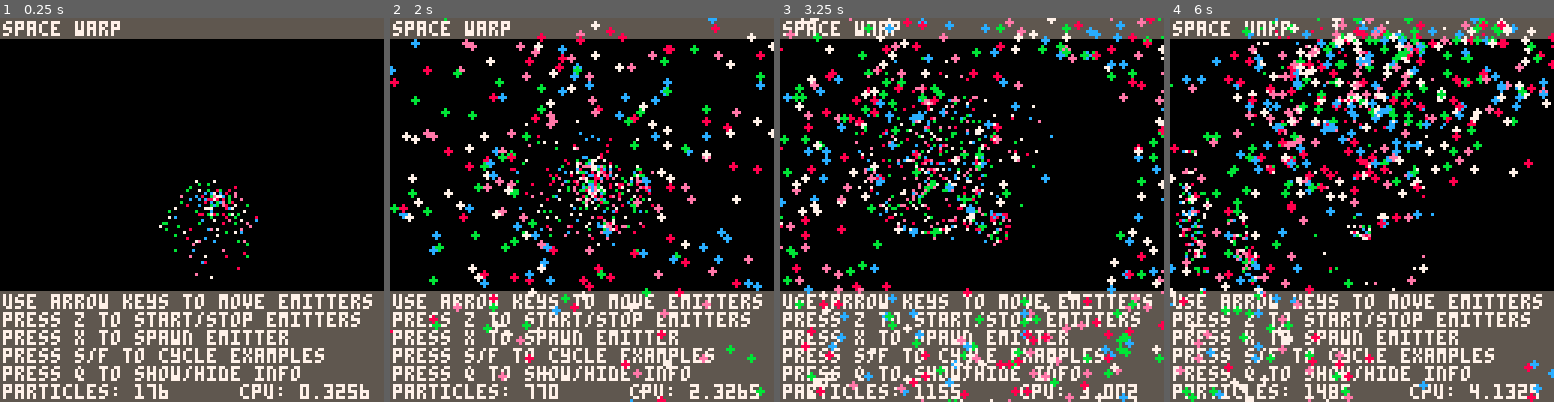
Above: before the commit, frames 1-4 (left to right).
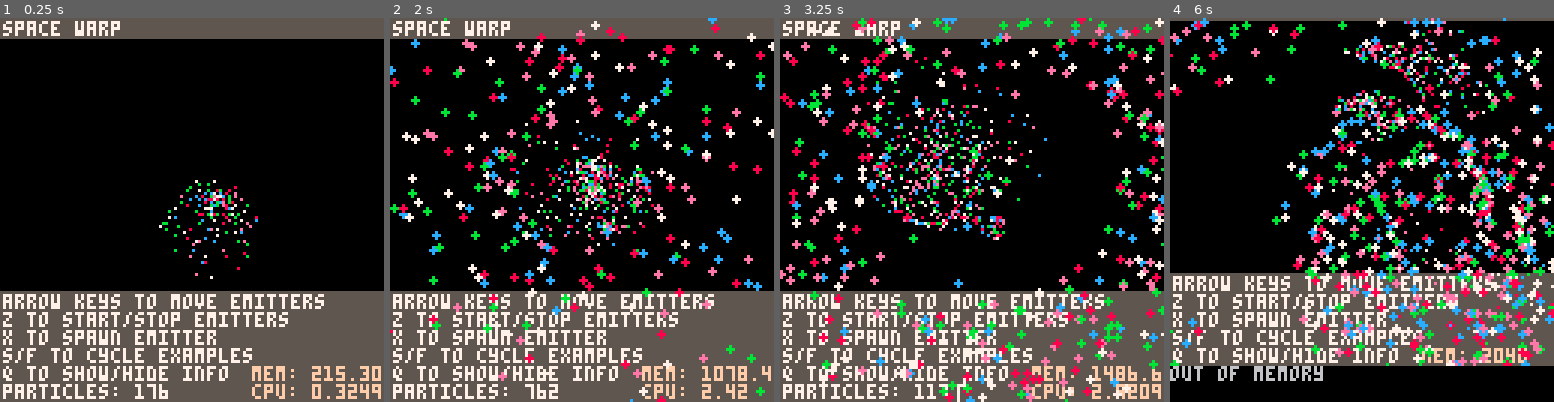
Above: after the commit, the same moments.

Repository: MaxwellDexter/pico-ps
Game: PICO-8 cartridge ps-demo.p8
The game is run twice, just before and just after one commit, with the same random seed, the same clock (stepped at 60 frames per second) and the same inputs.
Inputs (mouse positions are in pixels of both pictures, inside the frame that each line leads up to):
- Up to frame 1 (0.25 s): no input
- Up to frame 2 (2 s): tap X (X key) at 0.33, 1.07, 1.85 s; click (670, 121) at 0.67 s; tap O (Z key) at 0.7, 1.7 s; click (436, 267) at 1.22 s; hold Right from 1.6 s (still down); click (497, 114) at 1.77 s
- Up to frame 3 (3.25 s): release Right at 2.1 s; tap O (Z key) at 2.1, 2.5, 2.9 s; hold Up 2.15-2.42 s; click (952, 259) at 2.32 s; hold Right 2.47-3.03 s; click (1014, 106) at 2.87 s; tap X (X key) at 2.97 s; hold Left from 3.08 s (still down)
- Up to frame 4 (6 s): tap O (Z key) every 0.4 s from 3.3 to 5.7 s; click (1465, 256) at 3.42 s; release Left at 3.58 s; hold Down 3.63-3.97 s; click (1231, 102) at 3.97 s; hold Right 4.02-4.68 s; tap X (X key) at 4.08, 5.2 s; click (1292, 248) at 4.52 s; hold Up 4.73-5.03 s; click (1354, 94) at 5.07 s; hold Left 5.08-5.68 s; click (1419, 244) at 5.62 s; hold Down from 5.73 s (still down)

The runs differ from the first frame. In frame 1, 7.4% of the frame differs, in the area x 0-100%, y 71-100%; in frame 2, 7.2%; in frame 3, 28%; in frame 4, 48%, in the area x 0-100%, y 0-100%.

Commit message:
Object Pooling + More demos
- added object pooling
- added mouse structures demo
- polished stars demo

Diff:
--- a/ps-demo.p8
+++ b/ps-demo.p8
@@ -11,7 +11,7 @@
 show_demo_info = true
 my_emitters = nil
 emitter_type = 1
-emitters = {"space warp", "water spout", "rain", "whirly bird", "spiral galaxy monster", "stars", "explosion", "confetti", "portal", "structures (move it around)", "amoebas"}
+emitters = {"space warp", "water spout", "rain", "whirly bird", "spiral galaxy monster", "stars", "explosion", "confetti", "portal", "structures (mouse)", "structures (arrows)", "amoebas"}
 
 global_angle = 0
 
@@ -25,15 +25,14 @@
  print(emitters[emitter_type], 1, 1, 7)
  if (show_demo_info) then
   rectfill(0, 91, 128, 128, 5)
-  if (emitters[emitter_type] ~= "angle spread") then
-   print("use arrow keys to move emitters", 1, 92, 7)
-  else print("arrow keys changes angle/spread", 1, 92, 7) end
-  print("press z to start/stop emitters", 1, 98, 7)
-  print("press x to spawn emitter", 1, 104, 7)
-  print("press s/f to cycle examples", 1, 110, 7)
-  print("press q to show/hide info", 1, 116, 7)
+  print("arrow keys to move emitters", 1, 92, 7)
+  print("z to start/stop emitters", 1, 98, 7)
+  print("x to spawn emitter", 1, 104, 7)
+  print("s/f to cycle examples", 1, 110, 7)
+  print("q to show/hide info", 1, 116, 7)
   print("particles: "..get_all_particles(), 1, 122, 7)
-  print("cpu: "..stat(1), 80, 122, 7)
+  print("mem: "..stat(0), 84, 116, 15)
+  print("cpu: "..stat(1), 84, 122, 15)
  end
  foreach(my_emitters, function(obj) obj:draw() end)
 end
@@ -53,6 +52,7 @@
   update_hypno(e)
   update_warp(e)
   update_portal(e)
+  update_structures(e)
  end
  get_input()
 end
@@ -93,6 +93,12 @@
   end
 end
 
+function update_structures(e)
+ if (emitters[emitter_type] == "structures (mouse)") then
+  ps_set_pos(e, stat(32), stat(33))
+ end
+end
+
 function rotate_janky(ox, oy, angle, p)
  p.x = cos(angle) * (p.x-ox) - sin(angle) * (p.y-oy) + ox
  p.y = sin(angle) * (p.x-ox) + cos(angle) * (p.y-oy) + oy
@@ -145,15 +151,8 @@
   y = 1
  end
  for e in all(my_emitters) do
-  if (emitters[emitter_type] ~= "angle spread") then
-   e.pos.x = e.pos.x + x
-   e.pos.y = e.pos.y + y
-  else
-   e.p_angle = e.p_angle + -x
-   if (e.p_angle_spread > 0) then
-    e.p_angle_spread = e.p_angle_spread + y
-   else e.p_angle_spread = 1 end
-  end
+  e.pos.x = e.pos.x + x
+  e.pos.y = e.pos.y + y
  end
 
  if (btnp(0,1)) then
@@ -177,7 +176,7 @@
  -- here is an example of using the set functions to create an emitter
  if (emitter_string == "space warp") then
   -- create the emitter using x,  y,  frequency, max_p
-  local warp = emitter.create(70, 70, 11, 0)
+  local warp = emitter.create(70, 70, 11, 520)
   -- the emitter.create() function has optional arguments
   -- set the stuff you want to change
   ps_set_speed(warp, 30, 200)
@@ -185,6 +184,7 @@
   ps_set_size(warp, 0, 2, 0.5, 0)
   ps_set_colours(warp, {7, 8, 11, 12, 14})
   ps_set_rnd_colour(warp, true)
+  ps_set_pooling(warp, true)
   add(my_emitters, warp)
  elseif (emitter_string == "rain") then
   local rain = emitter.create(64, 7, 2, 0)
@@ -247,34 +247,62 @@
   ps_set_angle(explo, 90, 45)
   add(my_emitters, explo)
  elseif(emitter_string == "stars") then
-  local stars = emitter.create(0, 64, 0.2, 0)
-  ps_set_area(stars, 0, 128)
-  ps_set_colours(stars, {7, 6, 5, 1})
-  ps_set_rnd_colour(stars, true)
-  ps_set_size(stars, 0, 0, 2)
-  ps_set_speed(stars, 10, 10, 30)
-  ps_set_life(stars, 4, 4)
-  ps_set_angle(stars, 0, 0)
-  add(my_emitters, stars)
+  local front = emitter.create(0, 64, 0.2, 0)
+  ps_set_area(front, 0, 128)
+  ps_set_colours(front, {7})
+  ps_set_size(front, 0)
+  ps_set_speed(front, 40, 40, 10)
+  ps_set_life(front, 3)
+  ps_set_angle(front, 0, 0)
+  add(my_emitters, front)
+  local midfront = front.clone(front)
+  ps_set_frequency(midfront, 0.15)
+  ps_set_life(midfront, 3.5)
+  ps_set_colours(midfront, {6})
+  ps_set_speed(midfront, 30, 30, 10)
+  add(my_emitters, midfront)
+  local midback = front.clone(front)
+  ps_set_life(midback, 5, 0)
+  ps_set_colours(midback, {5})
+  ps_set_speed(midback, 20, 20, 10)
+  ps_set_frequency(midback, 0.1)
+  add(my_emitters, midback)
+  local back = front.clone(front)
+  ps_set_frequency(back, 0.07)
+  ps_set_life(back, 8)
+  ps_set_colours(back, {1})
+  ps_set_speed(back, 10, 10, 10)
+  add(my_emitters, back)
+  local special = emitter.create(64, 64, 0.2, 0)
+  ps_set_area(special, 128, 128)
+  ps_set_angle(special, 0, 0)
+  ps_set_frequency(special, 0.01)
+  ps_set_sprites(special, {78, 79, 80, 81, 82, 83, 84})
+  ps_set_speed(special, 30, 30, 15)
+  ps_set_life(special, 1)
+  add(my_emitters, special)
  elseif(emitter_string == "explosion") then
-  local explo = emitter.create(64, 64, 0, 10, true)
+  local explo = emitter.create(64, 64, 0, 30)
   ps_set_size(explo, 4, 0, 3, 0)
   ps_set_speed(explo, 0)
   ps_set_life(explo, 1)
   ps_set_colours(explo, {7, 6, 5})
   ps_set_area(explo, 30, 30)
+  ps_set_burst(explo, true, 10)
   add(my_emitters, explo)
-  local spray = emitter.create(64, 64, 0, 40, true)
+  local spray = emitter.create(64, 64, 0, 80)
   ps_set_size(spray, 0)
   ps_set_speed(spray, 20, 10, 20, 10)
   ps_set_colours(spray, {7, 6, 5})
   ps_set_life(spray, 0, 1.3)
+  ps_set_burst(spray, true, 30)
   add(my_emitters, spray)
-  local anim = emitter.create(64, 64, 0, 6, true)
+  local anim = emitter.create(64, 64, 0, 18)
   ps_set_speed(anim, 0)
   ps_set_life(anim, 1)
   ps_set_sprites(anim, {32, 33, 34, 35, 36, 37, 38, 39, 40, 40, 40, 41, 41, 41})
   ps_set_area(anim, 30, 30)
+  ps_set_burst(anim, true, 6)
   add(my_emitters, anim)
  elseif(emitter_string == "confetti") then
   local left = emitter.create(0, 90, 0, 50, true, true)
@@ -322,32 +350,37 @@
   ps_set_life(center, 1)
   ps_set_speed(center, 35, -20)
   add(my_emitters, center)
- elseif(emitter_string == "structures (move it around)") then
-  local struc = emitter.create(96, 64, 2, 0)
+ elseif(emitter_string == "structures (mouse)") then
+  poke(0x5f2d, 1)
+  local struc = emitter.create(64, 64, 1, 0)
   ps_set_speed(struc, 1, 1)
-  ps_set_sprites(struc, {54, 55, 45})
+  ps_set_sprites(struc, {85, 86, 87, 88, 89, 90})
   ps_set_angle(struc, 180, 0)
-  ps_set_life(struc, 1.5)
+  ps_set_life(struc, 2)
   add(my_emitters, struc)
-  struc = emitter.create(32, 64, 2, 0)
+ elseif(emitter_string == "structures (arrows)") then
+  local struc = emitter.create(96, 64, 1, 125)
   ps_set_speed(struc, 1, 1)
-  ps_set_sprites(struc, {52, 53, 44})
+  ps_set_sprites(struc, {54, 55, 45, 47})
   ps_set_angle(struc, 180, 0)
-  ps_set_life(struc, 1.5)
+  ps_set_life(struc, 2)
   add(my_emitters, struc)
-  struc = emitter.create(64, 32, 2, 0)
-  ps_set_speed(struc, 1, 1)
-  ps_set_sprites(struc, {56, 57, 46})
-  ps_set_angle(struc, 180, 0)
-  ps_set_life(struc, 1.5)
-  add(my_emitters, struc)
+  local structwo = struc.clone(struc)
+  ps_set_pos(structwo, 32, 64)
+  ps_set_sprites(structwo, {52, 53, 44, 30})
+  add(my_emitters, structwo)
+  local structhree = struc.clone(struc)
+  ps_set_pos(structhree, 64, 32)
+  ps_set_sprites(structhree, {56, 57, 46, 31})
+  add(my_emitters, structhree)
  elseif(emitter_string == "amoebas") then
-  local grav = emitter.create(84, 64, 0.5, 0)
+  local grav = emitter.create(84, 64, 0.3, 60)
   ps_set_speed(grav, 50, -50, 50, -50)
   ps_set_life(grav, 1, 1.5)
   ps_set_sprites(grav, {75, 76, 77, 72, 71, 72, 73, 74})
   ps_set_area(grav, 20, 110)
   ps_set_angle(grav, 180)
+  ps_set_pooling(grav, true)
   add(my_emitters, grav)
  end
 end
--- a/ps.lua
+++ b/ps.lua
@@ -44,50 +44,52 @@
 -------------------------------------------------- particle
 particle = {}
 particle.__index = particle
-function particle.create(x, y, gravity, colours, sprites, life, angle, speed_initial, speed_final, size_initial, size_final)
+function particle.create()
  local p = {}
  setmetatable (p, particle)
-
- p.pos = point2d.create(x,y)
- p.life_initial = life
- p.life = life
+ return p
+end
+
+function particle:set_values(x, y, gravity, colours, sprites, life, angle, speed_initial, speed_final, size_initial, size_final)
+ self.pos = point2d.create(x,y)
+ self.life_initial = life
+ self.life = life
 
  -- the 1125 number was 180 in the original calculation,
  -- but i set it to 1131 to make the angle pased in equal to 360 on a full revolution
  -- don't ask me why it's 1131, i don't know. maybe it's odd because i rounded pi?
  local angle_radians = angle * 3.14159 / 1131
- p.velocity = point2d.create(speed_initial*cos(angle_radians), speed_initial*sin(angle_radians))
- p.vel_initial = point2d.create(p.velocity.x, p.velocity.y)
- p.vel_final = point2d.create(speed_final*cos(angle_radians), speed_final*sin(angle_radians))
-
- p.dead = false
- p.gravity = gravity
-
- p.size = size_initial
- p.size_initial = size_initial
- p.size_final = size_final
-
- p.sprites = sprites
- if (p.sprites ~= nil) then
-  p.sprite_time = (1 / #p.sprites) * p.life_initial
-  p.current_sprite_time = p.sprite_time
-  p.sprites_index = 1
-  p.sprite = p.sprites[p.sprites_index]
+ self.velocity = point2d.create(speed_initial*cos(angle_radians), speed_initial*sin(angle_radians))
+ self.vel_initial = point2d.create(self.velocity.x, self.velocity.y)
+ self.vel_final = point2d.create(speed_final*cos(angle_radians), speed_final*sin(angle_radians))
+
+ self.dead = false
+ self.gravity = gravity
+
+ self.size = size_initial
+ self.size_initial = size_initial
+ self.size_final = size_final
+
+ self.sprites = sprites
+ if (self.sprites ~= nil) then
+  self.sprite_time = (1 / #self.sprites) * self.life_initial
+  self.current_sprite_time = self.sprite_time
+  self.sprites_index = 1
+  self.sprite = self.sprites[self.sprites_index]
  else
-  p.sprite = nil
- end
-
- p.colours = colours
+  self.sprite = nil
+ end
+
+ self.colours = colours
  if (colours ~= nil) then
-  p.colour_time = (1 / #p.colours) * p.life_initial
-  p.current_colour_time = p.colour_time
-  p.colours_index = 1
-  p.colour = p.colours[p.colours_index]
+  self.colour_time = (1 / #self.colours) * self.life_initial
+  self.current_colour_time = self.colour_time
+  self.colours_index = 1
+  self.colour = self.colours[self.colours_index]
+  if (self.colour == nil) then stop() end -- TODO: somehow the colour ends up being nil
  else
-  p.colour = nil
- end
-
- return p
+  self.colour = nil
+ end
 end
 
 -- update: handles all of the values changing like life, gravity, size/life, vel/life, movement and dying
@@ -146,8 +148,6 @@
   spr(self.sprite, self.pos.x, self.pos.y)
  elseif (self.colour ~= nil) then
   circfill(self.pos.x, self.pos.y, self.size, self.colour)
- else
-  error("The particle had no graphics! Please supply sprites or colours!")
  end
 end
 
@@ -169,10 +169,15 @@
  p.pos = point2d.create(x,y)
  p.emitting = true
  p.frequency = frequency
- p.emit_time = frequency
+ p.emit_time = 0
  p.max_p = max_p
  p.gravity = gravity or false
  p.burst = burst or false
+ p.burst_amount = p.max_p
+ p.use_pooling = true
+ if (p.max_p < 1) then
+  p.use_pooling = false end
+ p.pool = {}
  p.rnd_colour = false
  p.rnd_sprite = false
  p.use_area = false
@@ -246,9 +251,16 @@
   y += flr(rnd(height)) - (height / 2)
  end
 
- --(x,y, gravity, colour, sprite, life, angle, speed_initial, speed_final, size_initial, size_final)
- local p = particle.create
- (
+ local p = {}
+ if (self.use_pooling and #self.particles + #self.pool == self.max_p) then
+  p = self.pool[1]
+  del(self.pool, p)
+ else
+  p = particle.create()
+ end
+
+ -- (x, y, gravity, colours, sprites, life, angle, speed_initial, speed_final, size_initial, size_final)
+ p.set_values (p, -- self
   x, y, -- pos
   self.gravity, -- gravity
   self.get_colour(self), sprites, -- graphics
@@ -262,29 +274,35 @@
 
 function emitter:emit(dt)
  if (self.emitting) then
-  if (self.burst) then -- burst!
+  -- burst!
+  if (self.burst) then
    if (self.max_p <= 0) then
-    self.max_p = 50 end
-   for i=1,self.max_p do
+    self.max_p = 50
+   end
+   for i=1, self.get_amount_to_spawn(self, self.burst_amount) do
     self.add_particle(self, self.get_new_particle(self))
    end
    self.emitting = false
-  else -- we're continuously emitting
-   if (self.frequency >= 1) then
-    if (self.max_p == 0 or #self.particles + self.frequency <= self.max_p) then
-     for i=1, self.frequency do
-      self.add_particle(self, self.get_new_particle(self))
-     end
+
+  -- we're continuously emitting
+  else
+   self.emit_time += self.frequency
+   if (self.emit_time >= 1) then
+    local amount = self.get_amount_to_spawn(self, self.emit_time)
+    for i=1, amount do
+     self.add_particle(self, self.get_new_particle(self))
     end
-   else
-    self.emit_time += self.frequency
-    if (self.emit_time >= 1 and (self.max_p == 0 or #self.particles <= self.max_p)) then
-     self.add_particle(self, self.get_new_particle(self))
-     self.emit_time -= 1
-    end
+    self.emit_time -= amount
    end
   end
  end
+end
+
+function emitter:get_amount_to_spawn(spawn_amount)
+ if (self.max_p ~= 0 and #self.particles + flr(spawn_amount) >= self.max_p) then
+  return self.max_p - #self.particles
+ end
+ return flr(spawn_amount)
 end
 
 function emitter:add_particle(p)
@@ -303,6 +321,9 @@
 
 function emitter:remove_dead()
  for p in all(self.to_remove) do
+  if (self.use_pooling) then
+   add(self.pool, p)
+  end
   del(self.particles, p)
  end
  self.to_remove = {}
@@ -326,7 +347,9 @@
 end
 
 function emitter:clone()
- local new = emitter.create(self.pos.x, self.pos.y, self.frequency, self.max_p, self.burst, self.gravity)
+ local new = emitter.create(self.pos.x, self.pos.y, self.frequency, self.max_p)
+ ps_set_burst(new, self.burst, self.burst_amount)
+ ps_set_gravity(new, self.gravity)
  ps_set_rnd_colour(new, self.rnd_colour)
  ps_set_rnd_sprite(new, self.rnd_sprite)
  ps_set_area(new, self.area_width, self.area_height)
@@ -336,6 +359,7 @@
  ps_set_angle(new, self.p_angle, self.p_angle_spread)
  ps_set_speed(new, self.p_speed_initial, self.p_speed_final, self.p_speed_spread_initial, self.p_speed_spread_final)
  ps_set_size(new, self.p_size_initial, self.p_size_final, self.p_size_spread_initial, self.p_size_spread_final)
+ ps_set_pooling(new, self.use_pooling)
  return new
 end
 
@@ -357,8 +381,17 @@
  e.gravity = gravity
 end
 
-function ps_set_burst(e, burst)
+function ps_set_burst(e, burst, burst_amount)
  e.burst = burst
+ e.burst_amount = burst_amount or e.max_p
+end
+
+function ps_set_pooling(e, pooling)
+ e.use_pooling = pooling
+ e.pool = {}
+ if (e.use_pooling and e.max_p < 1) then
+  e.max_p = 20
+ end
 end
 
 function ps_set_rnd_colour(e, rnd_colour)
Not shown, changed: 23 lines of the sprite sheet (__gfx__) section of ps-demo.p8
